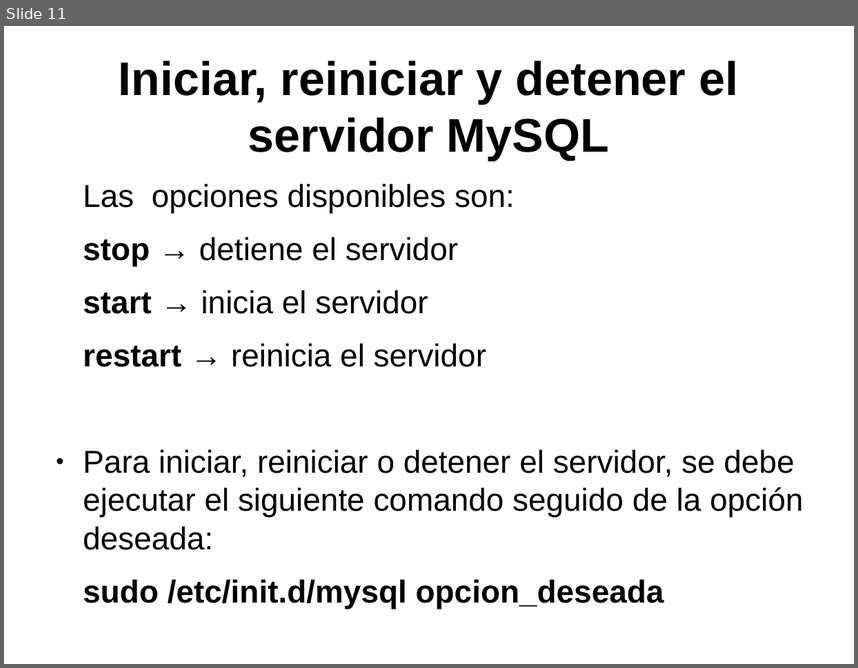
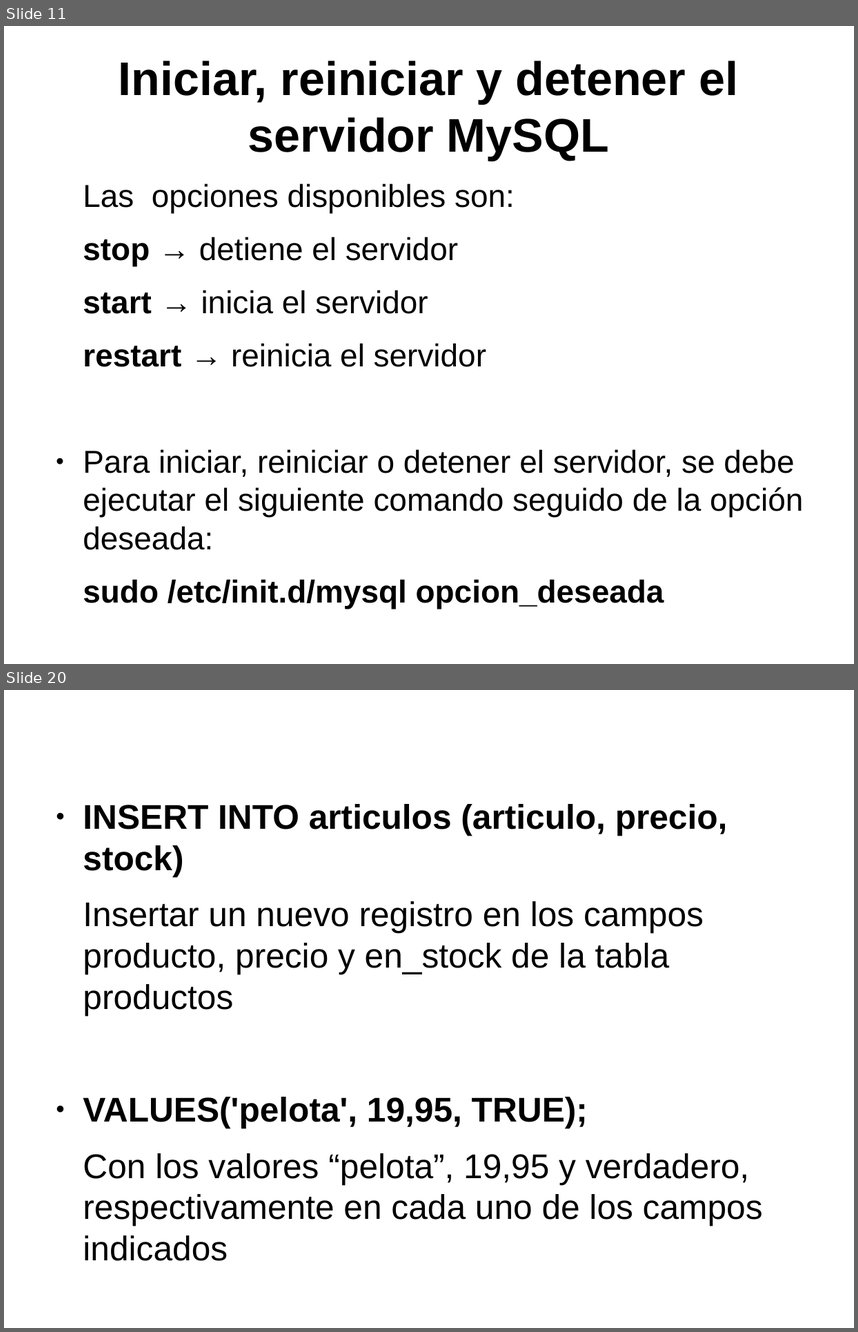
Before and after one commit to psicobyte/CursoPythonAvanzado, a slide deck: BaseDeDatosPython.odp. Shown one above the other, each under a label of ours: slide 11 before the commit, slides 11 and 20 after it; the slides between them are not shown. The pictures are 858x668 and 858x1332 pixels, drawn with LibreOffice and Linux fonts; fonts in the diff are those of the drawing. Boxes give left, top, right and bottom in pixels: in the first picture for what was removed or moved away, otherwise in the second. Text is boxed around its words. In the diff, an @@ line names an element or a change of style, - is before the commit and + after.

```diff
--- a/BaseDeDatosPython.odp
+++ b/BaseDeDatosPython.odp
@@ slide 20 added at (4,690,854,1328), background #FFFFFF @@
@@ text added at (83,804,763,1225), 32 pt, text #000000 @@
+● INSERT INTO articulos (articulo, precio, stock)
+Insertar un nuevo registro en los campos producto, precio y en_stock de la tabla productos
+● VALUES('pelota', 19,95, TRUE);
+Con los valores “pelota”, 19,95 y verdadero, respectivamente en cada uno de los campos indicados
```
Also in this commit, not shown: 14 other slides added, 1 other file.
